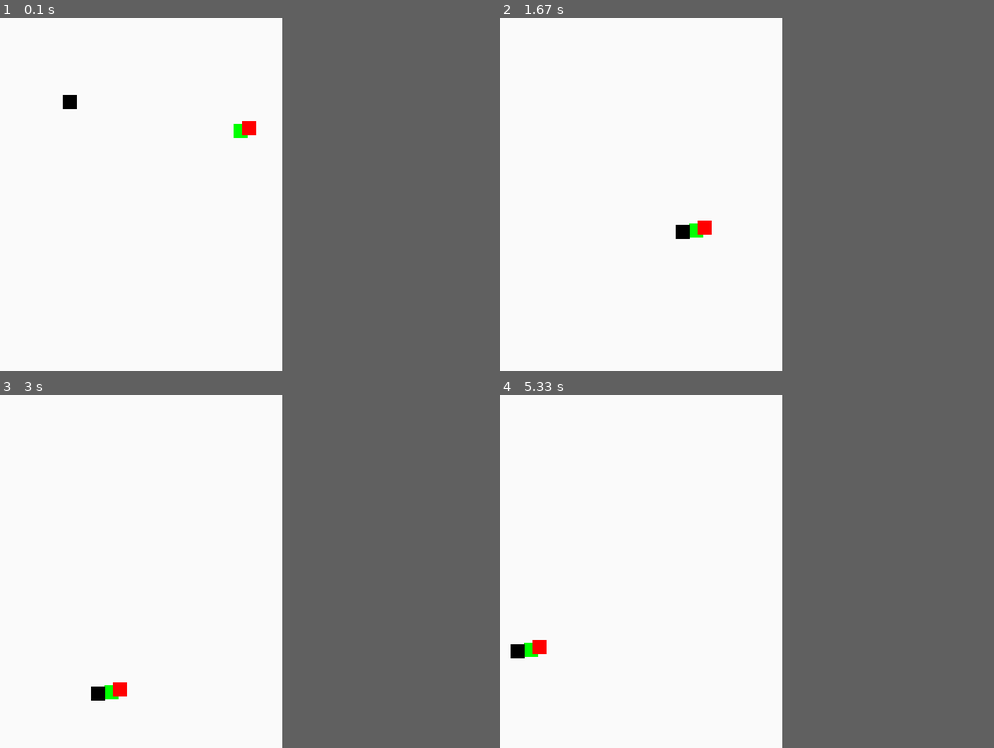
Above: before the commit, frames 1-4 (two rows, left to right).
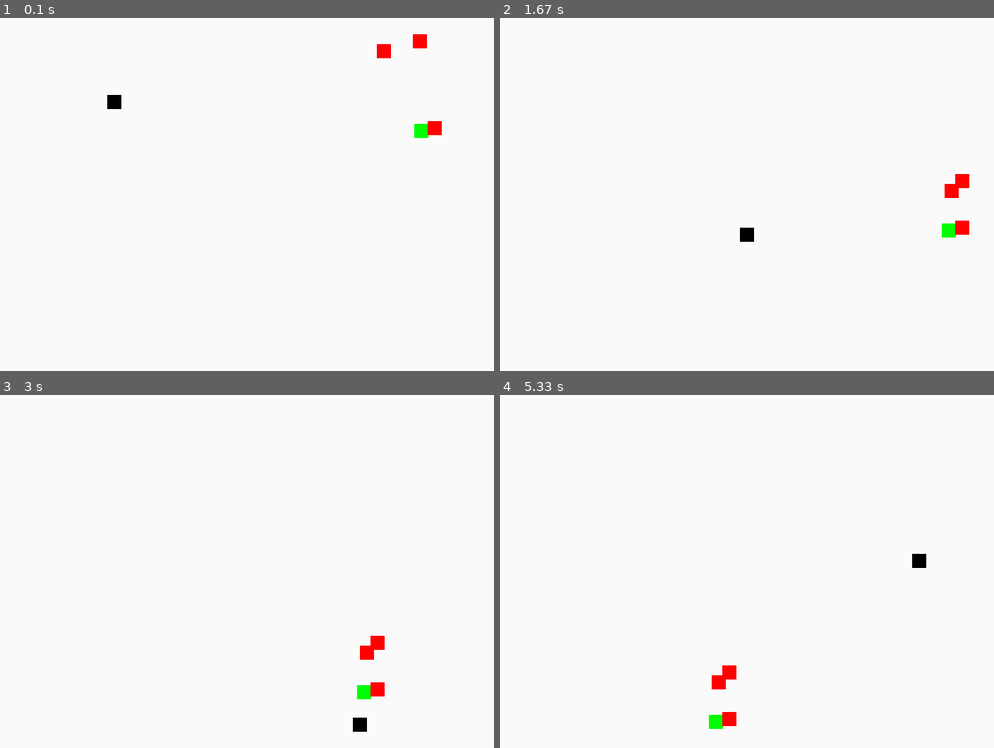
Above: after the commit, the same moments.

Repository: alexandroid000/self-assembly
Game: pygame game, started from weaselbot_sim/sandbox.py
Two runs of this game, one before a commit and one after it. Both use one fixed random seed, a clock stepped at 60 frames per second and the inputs below.
Inputs:
- Up to frame 1 (0.1 s): no input
- Up to frame 2 (1.67 s): no input
- Up to frame 3 (3 s): no input
- Up to frame 4 (5.33 s): no input
In our replay, the window is 400x500 before the commit and 700x500 after it. These sizes can differ from the game's own. Grey fills any space a smaller window leaves; there, only what the larger window draws over its background counts as a difference.

The runs differ from the first frame. In frame 1, 0.9% of the frame differs, in the area x 12-90%, y 4-34%; in frame 2, 0.9%; in frame 3, 0.9%; in frame 4, 0.9%.

Commit message:
does not handle collision between merged objects

Diff:
--- a/weaselbot_sim/sandbox.py
+++ b/weaselbot_sim/sandbox.py
@@ -1,14 +1,11 @@
 #Current objectives
-# 1) Handle multiple objects forming one object
-#   Idea: Create a new merge class that treats any previous collision as a new WeaselBot object
-# 2) Handle non-square shapes
+# 1) Handle non-square shapes
 
 
 
 
 #Calls the pygame library
-import pygame
-import random
+import pygame, random, math
 #Optional: Sets up constants and functions in global namespace
 from pygame.locals import *
 #Declare global colors
@@ -31,7 +28,20 @@
         self._height = height #do not change
         self._color = color
         self.collision = False
-        self.merged = False
+    # def __init__(self, screen, sides, length, xspeed, yspeed, color):
+    #     self.movex = xspeed #assume initial velocity
+    #     self.movey = yspeed
+    #     #get dimensions of screen
+    #     self.wscreen, self.hscreen = pygame.display.get_surface().get_size()
+    #     self.x0pos = random.randint(0, self.wscreen-width)
+    #     self.y0pos = random.randint(0, self.hscreen-height)
+    #     self.points = []
+    #     angle = 360 / sides
+    #     for i in sides:
+    #         #Look up some geometry and figure out how to do this
+    #     self._color = color
+    #     self.collision = False
+
 
     def draw(self, screen):
         BLACK = (  0,   0,   0) #temp, adjust so you can change color based instantation
@@ -46,15 +56,6 @@
             self.movex = -self.movex
         if(self.y0pos < 0 or self.y0pos > (self.hscreen - self._height)):
             self.movey = -self.movey
-
-#Make a class for the merged case
-# class MergedBot():
-#     def __init__(self, bot1, bot2):
-#         self.listofweasels = []
-#         self.listofweasels.append(bot1)
-#         self.listofweasels.append(bot2)
-
-
 
 class WeaselBotsGroup():
     def __init__(self):
@@ -101,30 +102,32 @@
             #makes sure they're not the same object and if collision has previously occured
             if i == j:
                 break;
-            bot1 = i
-            bot2 = j
-            # All this is error checking to make sure it doesn't bounce outside screen
-            if(bot1.x0pos + bot1._width == bot2.x0pos):
-                bot1.y0pos = bot2.y0pos
-                bot2.wscreen = bot2.wscreen - bot2._width
-            elif(bot2.x0pos + bot2._width == bot1.x0pos):
-                bot2.y0pos = bot1.y0pos
-                bot1.wscreen = bot1.wscreen - bot1._width
-            elif(bot1.y0pos + bot1._height == bot2.y0pos):
-                bot1.x0pos = bot2.x0pos
-                bot2.hscreen = bot2.hscreen - bot2._height
-            elif(bot2.y0pos + bot2._height == bot1.y0pos):
-                bot2.x0pos = bot1.x0pos
-                bot1.hscreen = bot1.hscreen - bot1._height
-            bot2.movex = bot1.movex
-            bot2.movey = bot1.movey
-            bot1.collision = False
-            bot2.collision = False
-            bot1.merged = True
-            bot2.merged = True
+            redefine_bots_borders(i, j)
+            #This is going to be a source of problems once the movement algorithm gets implemented
+            j.movex = i.movex
+            j.movey = i.movey
+            i.collision = False
+            j.collision = False
+
+def redefine_bots_borders(bot1, bot2):
+    # All this is error checking to make sure it doesn't bounce outside screen
+    # BROKEN --- NEEDS TO BE FIXED
+    if(bot1.x0pos + bot1._width == bot2.x0pos):
+        bot1.y0pos = bot2.y0pos
+        bot2.wscreen = bot2.wscreen - bot2._width
+    elif(bot2.x0pos + bot2._width == bot1.x0pos):
+        bot2.y0pos = bot1.y0pos
+        bot1.wscreen = bot1.wscreen - bot1._width
+    elif(bot1.y0pos + bot1._height == bot2.y0pos):
+        bot1.x0pos = bot2.x0pos
+        bot2.hscreen = bot2.hscreen - bot2._height
+    elif(bot2.y0pos + bot2._height == bot1.y0pos):
+        bot2.x0pos = bot1.x0pos
+        bot1.hscreen = bot1.hscreen - bot1._height
+
 def main():
     pygame.init()
-    screen = pygame.display.set_mode((400, 500))
+    screen = pygame.display.set_mode((700, 500))
     #fills in background
     background = pygame.Surface(screen.get_size())
     background = background.convert()
@@ -138,11 +141,15 @@
     robot1 = WeaselBot(screen, width, height, 1, 1, GREEN)
     robot2 = WeaselBot(screen, width, height, 2, 2, BLACK)
     robot3 = WeaselBot(screen, width, height, 3, 3, RED)
+    robot4 = WeaselBot(screen, width, height, 3, 3, RED)
+    robot5 = WeaselBot(screen, width, height, 3, 3, RED)
     weaselbots = WeaselBotsGroup();
     #I dislike how clunky this is but I can't get around it right now
     weaselbots.add(robot1)
     weaselbots.add(robot2)
     weaselbots.add(robot3)
+    weaselbots.add(robot4)
+    weaselbots.add(robot5)
     #create game clock
     clock = pygame.time.Clock()
     #Game loop
